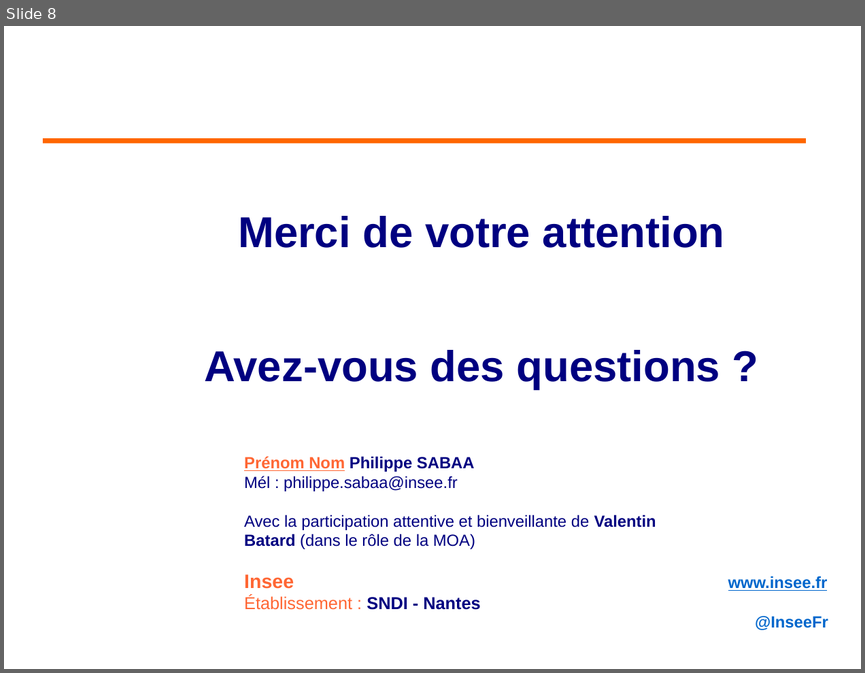
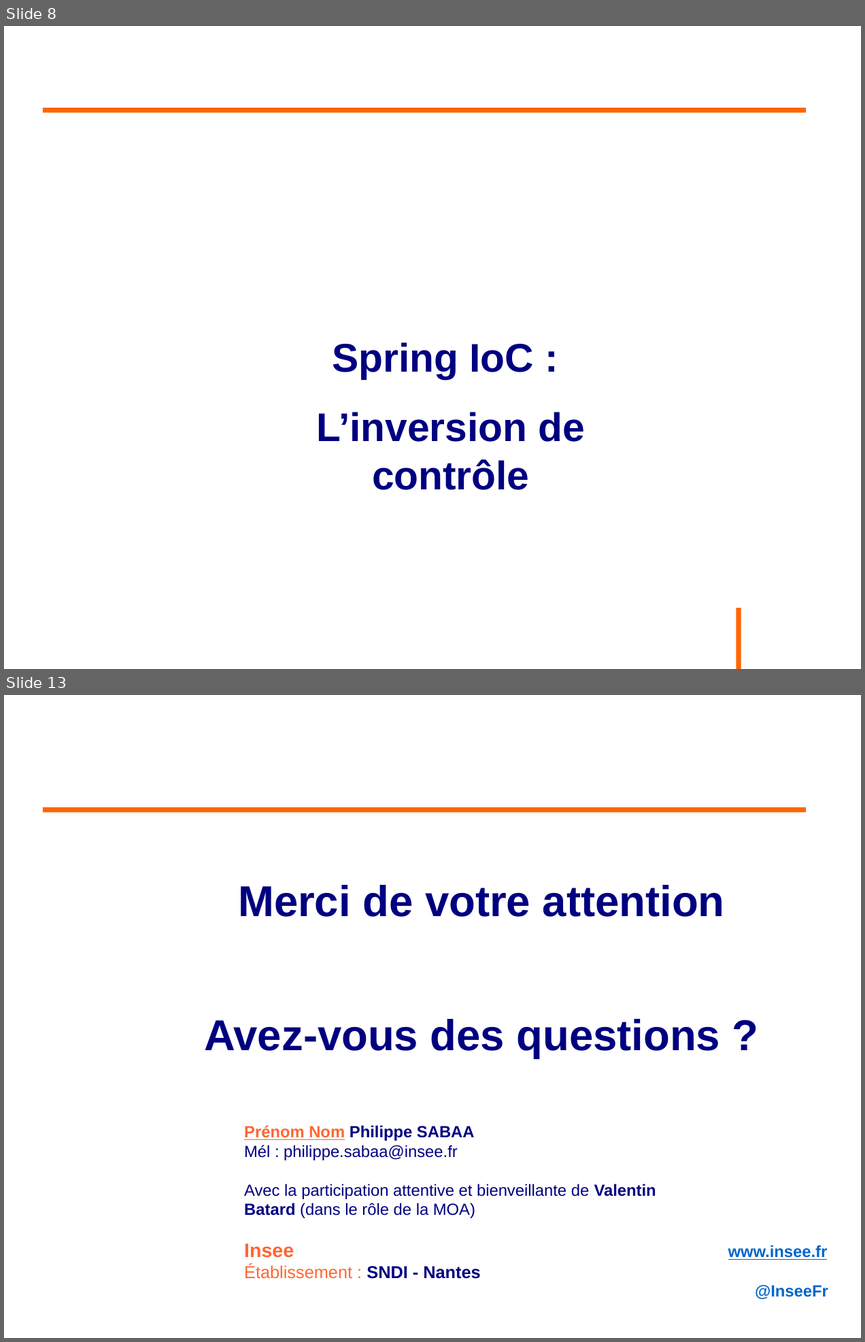
Before and after one commit to philphils/formation-spring, a slide deck: Documentation/diapo_formation_spring.odp. Shown one above the other, each under a label of ours: slide 8 before the commit, slides 8 and 13 after it; the slides between them are not shown. The pictures are 865x673 and 865x1342 pixels, drawn with LibreOffice and Linux fonts; fonts in the diff are those of the drawing; background and template pictures are left out. Boxes give left, top, right and bottom in pixels: in the first picture for what was removed or moved away, otherwise in the second. Text is boxed around its words. In the diff, an @@ line names an element or a change of style, - is before the commit and + after.

Commit message:
Avancement partie 1 Spring Ioc

```diff
--- a/Documentation/diapo_formation_spring.odp
+++ b/Documentation/diapo_formation_spring.odp
@@ slide 8 added at (4, 26, 861, 669), background #FFFFFF @@
@@ line added from (43, 110) to (806, 110), #FF6600 4.54 pt @@
@@ text added at (317, 342, 584, 490), 37 pt, text #000080, bold @@
+Spring IoC :
+L’inversion de contrôle
@@ line added from (738, 607) to (738, 669), #FF6600 4.54 pt @@
@@ what was slide 8 is now slide 13 @@
```
Also in this commit, not shown: 2 slides changed, 4 other slides added.
